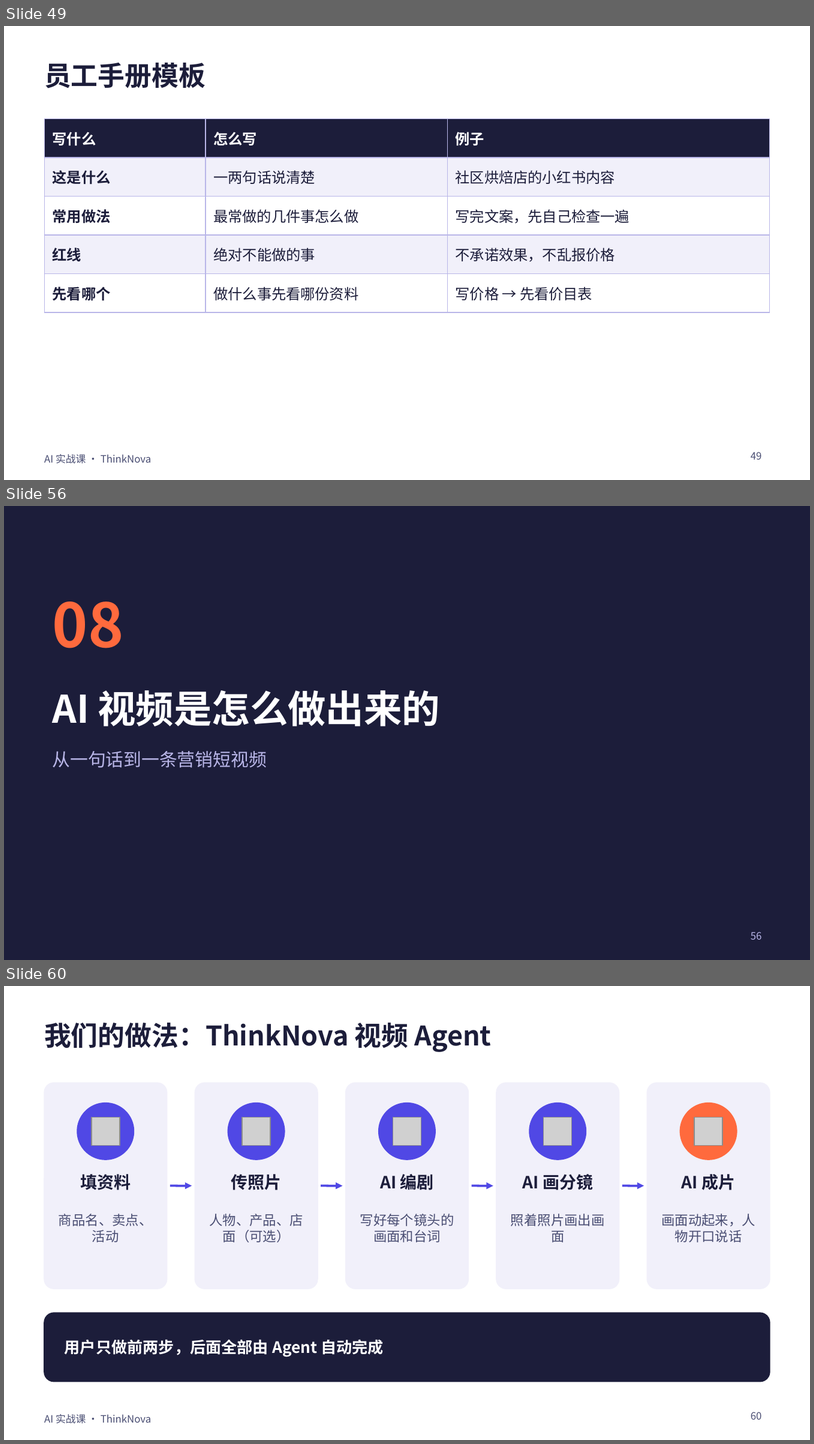
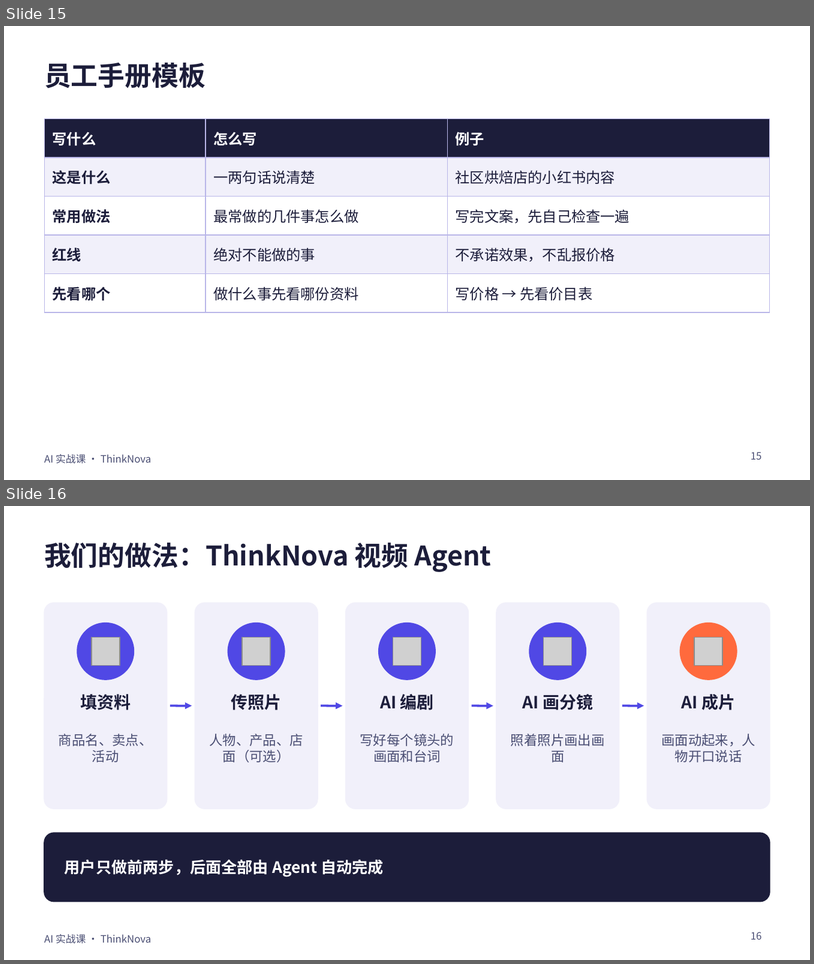
Before and after one commit to freyhuang-11/thinknova-memory, a slide deck: courses/AI课程_2026-10/PPT/AI实战课_精华版.pptx. Shown one above the other, each under a label of ours: slides 49, 56 and 60 before the commit, slides 15 and 16 after it; the slides between them are not shown. The pictures are 814x1444 and 814x964 pixels, drawn with LibreOffice and Linux fonts; fonts in the diff are those of the drawing; grey boxes stand for pictures. Boxes give left, top, right and bottom in pixels: in the first picture for what was removed or moved away, otherwise in the second. Text is boxed around its words. In the diff, an @@ line names an element or a change of style, - is before the commit and + after.

```diff
--- a/courses/AI课程_2026-10/PPT/AI实战课_精华版.pptx
+++ b/courses/AI课程_2026-10/PPT/AI实战课_精华版.pptx
@@ slide 56 removed at (x1=4, y1=506, x2=810, y2=960), background #1C1D3A @@
@@ text removed at (x1=53, y1=601, x2=124, y2=648) @@
-08
@@ title removed at (x1=53, y1=690, x2=440, y2=726) @@
-AI 视频是怎么做出来的
@@ text removed at (x1=53, y1=751, x2=267, y2=768) @@
-从一句话到一条营销短视频
@@ page number removed at (x1=751, y1=931, x2=762, y2=939) @@
-56
@@ what was slide 49 is now slide 15 @@
@@ page number at (x1=751, y1=451, x2=762, y2=459): text changed @@
-49
+15
@@ what was slide 60 is now slide 16 @@
@@ page number at (x1=751, y1=931, x2=762, y2=939): text changed @@
-60
+16
```
Also in this commit, not shown: 1 slide changed, 57 other slides removed, 4 other files.
